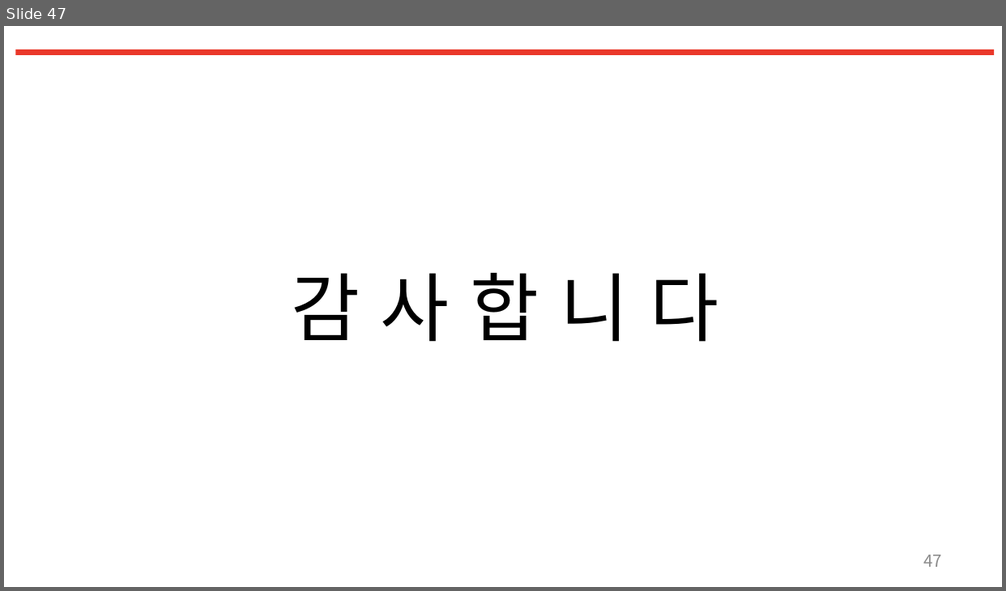
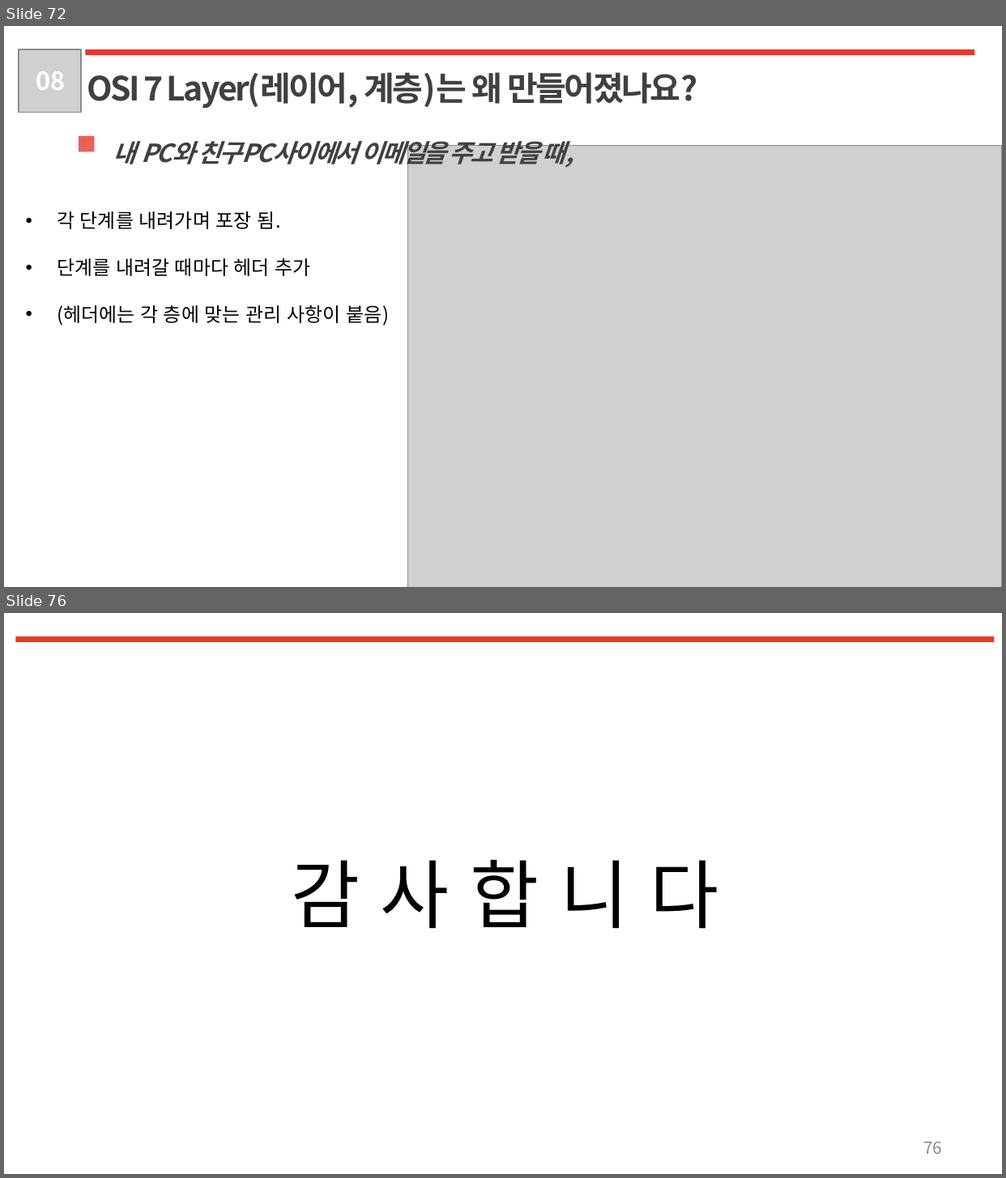
Before and after one commit to LeeSM0518/TIL, a slide deck: Network/Network_1week.pptx. Shown one above the other, each under a label of ours: slide 47 before the commit, slides 72 and 76 after it; the slides between them are not shown. The pictures are 1006x591 and 1006x1178 pixels, drawn with LibreOffice and Linux fonts; fonts in the diff are those of the drawing; grey boxes stand for pictures. Boxes give left, top, right and bottom in pixels: in the first picture for what was removed or moved away, otherwise in the second. Text is boxed around its words. In the diff, an @@ line names an element or a change of style, - is before the commit and + after.

```diff
--- a/Network/Network_1week.pptx
+++ b/Network/Network_1week.pptx
@@ slide 72 added at <box>4,26,1002,587</box>, background #FFFFFF @@
@@ picture added at <box>19,50,82,113</box> @@
@@ text added at <box>36,71,65,90</box>, 18 pt, text #FFFFFF, bold @@
+08
@@ rectangle added at <box>85,50,974,56</box>, fill #EA382A @@
@@ text added at <box>87,72,698,108</box>, 24 pt, text #404040, bold @@
+OSI 7 Layer(레이어, 계층)는 왜 만들어졌나요?
@@ rectangle added at <box>79,136,95,152</box>, fill #EE5F54 @@
@@ text added at <box>113,135,573,169</box>, 18 pt, text #404040, bold, italic @@
+내 PC와 친구PC사이에서 이메일을 주고 받을 때,
@@ picture added at <box>408,146,1002,587</box> @@
@@ text added at <box>57,211,390,326</box>, 14 pt, text #000000 @@
+• 각 단계를 내려가며 포장 됨.
+• 단계를 내려갈 때마다 헤더 추가
+• (헤더에는 각 층에 맞는 관리 사항이 붙음)
@@ what was slide 47 is now slide 76 @@
@@ page number at <box>923,1142,942,1154</box>: text changed @@
-47
+76
```
Also in this commit, not shown: 30 other slides added, 2 slides removed, 4 other files.
